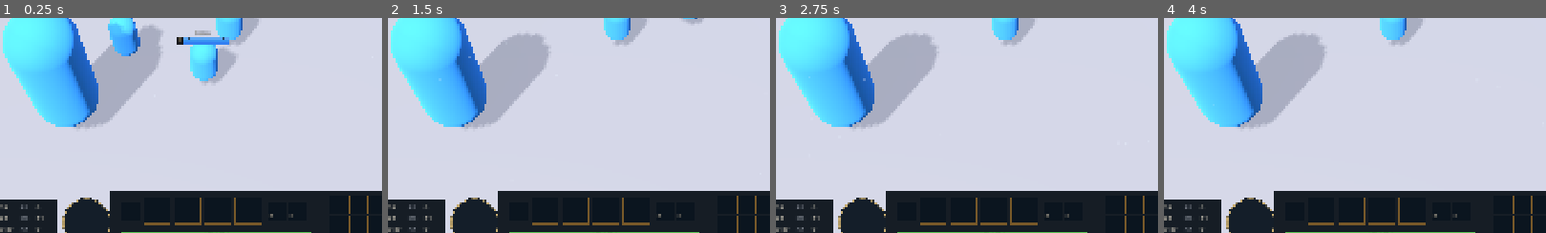
Above: before the commit, frames 1-4 (left to right).
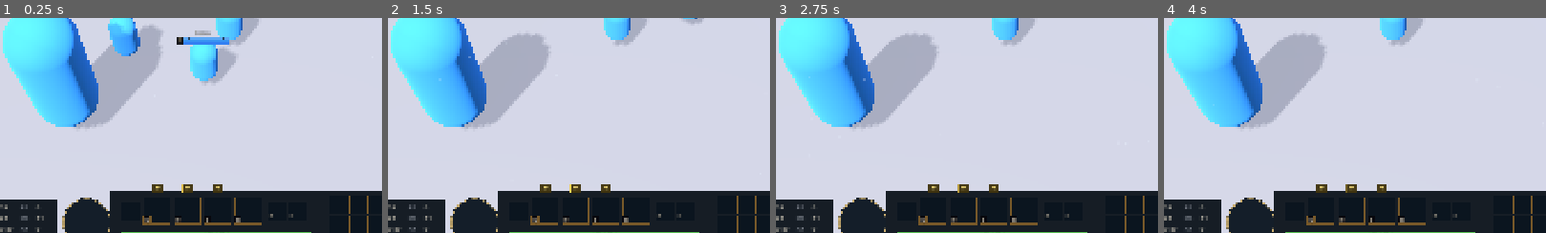
Above: after the commit, the same moments.

Repository: ancientmodern/aram-mayhem
Game: Godot game, scene res://scenes/main.tscn
Same seed, same stepped clock (60 frames per second), same inputs: the game is played once before the commit and once after it.
Inputs (mouse positions are % of the whole screen's width and height, from its top left):
- Up to frame 1 (0.25 s): no input
- Up to frame 2 (1.5 s): tap Enter at 0.5 s; drag from (50, 50) to (60, 28) at 0.52 s; drag from (30, 55) to (45, 70) at 1.27 s
- Up to frame 3 (2.75 s): move the mouse to (60, 28) at 2.02 s; hold S (stop) from 2.03 s (still down); click (60, 28) at 2.17 s; tap T (dance) at 2.3 s
- Up to frame 4 (4 s): release S (stop) at 2.75 s; drag from (45, 70) to (20, 35) at 2.77 s; move the mouse to (80, 65) at 3.52 s; hold G (augments) from 3.53 s (still down); click (80, 65) at 3.67 s; tap P (shop) at 3.77 s; tap S (stop) at 3.8 s
The pictures show only the part of the screen within x 20-70%, y 46-96%; the shares and areas given below are measured in that part.

The runs differ from the first frame. In frame 1, 0.5% of the frame differs, in the area x 37-63%, y 77-97%; in frame 2, 0.5%; in frame 3, 0.5%; in frame 4, 0.5%.
Error before the commit: Invalid assignment of property or key 'attack_color' with value of type 'Color' on a base object of type 'Node3D (Champion)'. (res://src/champions/kits/ahri.gd…

Commit message:
core: add Summon and kit framework support
Adds the Summon class and extends Ability, Champion, Missile and
Unit to support kit helpers, summons and projectile walls.

Co-Authored-By: Claude Opus 5.5 <noreply@anthropic.com>

Diff:
--- a/src/core/ability.gd
+++ b/src/core/ability.gd
@@ -51,6 +51,7 @@
 var resets_attack := false
 var cast_count := 0
 var self_cast_ok := true        ## UNIT abilities targeting allies may self cast
+var tooltip_raw := ""           ## League tooltip with @placeholders@
 
 
 func _init(p_owner = null) -> void:
@@ -377,4 +378,6 @@
 
 
 func tooltip_text() -> String:
+	if tooltip_raw != "":
+		return K.resolve_tooltip(self, tooltip_raw)
 	return description
--- a/src/core/champion.gd
+++ b/src/core/champion.gd
@@ -44,6 +44,7 @@
 var last_combat_time := -100.0
 var dance_until := 0.0
 var augment_rarity_bias := 0.0
+var attack_color := Color(0.5, 0.75, 1.0)
 
 
 func _init() -> void:
@@ -299,6 +300,15 @@
 	G.augment_chosen.emit(self, a)
 
 
+## Multiplier for permanent stacks gained from abilities (Stackosaurus Rex etc.).
+func permanent_stack_mult() -> float:
+	var k := 1.0
+	for e in effects:
+		if e.has_method("permanent_stack_mult"):
+			k *= e.permanent_stack_mult()
+	return k
+
+
 func has_augment(aid: String) -> bool:
 	for a in augments:
 		if a.id == aid:
--- a/src/core/missile.gd
+++ b/src/core/missile.gd
@@ -44,6 +44,7 @@
 var is_attack := false
 var face_dir := true
 var custom: Dictionary = {}   ## free storage for kits
+var blockable := true         ## destroyed by enemy projectile walls
 
 
 func _ready() -> void:
@@ -148,6 +149,13 @@
 			_place(m, Vector3(p.x, 0.0, p.z), height + arc_height * 4.0 * k * (1.0 - k))
 			if k >= 1.0:
 				finish(Vector3(target_pos.x, global_position.y, target_pos.z))
+	if blockable and alive and m != null and not m.blockers.is_empty() and m.projectile_blocked(team, prev, global_position):
+		alive = true
+		if visual != null and is_instance_valid(visual):
+			Vfx.hit_spark(m, global_position, Color(0.8, 0.95, 1.0), 0.7)
+		on_end = Callable()
+		finish(global_position)
+		return
 	if on_move.is_valid() and alive:
 		on_move.call(self, dt)
 
--- /dev/null
+++ b/src/core/summon.gd
@@ -0,0 +1,119 @@
+class_name Summon
+extends Unit
+## Pet / summoned unit (Tibbers, augment summons). AI: fight near the summoner, follow otherwise.
+
+var summoner = null           ## owning Champion
+var lifetime := 45.0
+var leash := 9.0
+var follow_dist := 2.5
+var controlled_target: Unit = null   ## set by the owner's ability (redirect)
+var _think := 0.0
+var on_expire := Callable()
+
+
+func _init() -> void:
+	super._init()
+	kind = G.Kind.SUMMON
+	stats.uses_mana = false
+	mass = 1.2
+	acquisition_range = 7.0
+
+
+## data keys: hp, ad, armor, mr, as, range, ms, radius, height, model, skin, scale, missile_speed
+func setup(owner_champ, p_name: String, data: Dictionary) -> void:
+	summoner = owner_champ
+	team = owner_champ.team
+	display_name = p_name
+	radius = data.get("radius", 0.8)
+	path_radius = radius * 0.7
+	height = data.get("height", 2.4)
+	selection_radius = radius + 0.4
+	lifetime = data.get("lifetime", 45.0)
+	attack_missile_speed = data.get("missile_speed", 0.0)
+	windup_pct = data.get("windup", 0.3)
+	stats.set_base({
+		"base_hp": data.get("hp", 1000.0), "hp_per_level": 0.0, "base_hp_regen": 0.0, "hp_regen_per_level": 0.0,
+		"base_ad": data.get("ad", 50.0), "ad_per_level": 0.0, "base_armor": data.get("armor", 30.0), "armor_per_level": 0.0,
+		"base_mr": data.get("mr", 30.0), "mr_per_level": 0.0, "base_ms": data.get("ms", 350.0),
+		"attack_range": data.get("range", 175.0), "attack_speed": data.get("as", 0.8), "attack_speed_ratio": data.get("as", 0.8),
+		"attack_speed_per_level": 0.0, "mana_base": 0.0, "mana_per_level": 0.0, "mana_regen": 0.0, "mana_regen_per_level": 0.0,
+	})
+	recompute_stats()
+	hp = stats.max_hp
+	var m: Node3D = null
+	if data.has("model"):
+		m = Assets.unit_model(data.model, data.get("skin", 0))
+	if m == null:
+		m = Assets.placeholder_model(team, height, radius * 0.8)
+	set_model(m)
+	display_scale = data.get("scale", 1.0)
+	anim_map = Assets.build_anim_map(anim_player, data.get("anims", {}))
+	recompute_stats()
+
+
+func sight_range() -> float:
+	return 10.0
+
+
+func auto_attacks_when_idle() -> bool:
+	return false
+
+
+func think(dt: float) -> void:
+	lifetime -= dt
+	if lifetime <= 0.0 or summoner == null or not is_instance_valid(summoner):
+		_expire()
+		return
+	_think -= dt
+	if _think > 0.0:
+		return
+	_think = 0.2
+	var sp: Vector3 = summoner.global_position
+	if attack_valid(controlled_target):
+		issue_attack(controlled_target)
+		return
+	controlled_target = null
+	# fight what the summoner fights, else the nearest enemy near the summoner
+	var tgt: Unit = null
+	if summoner.attack_target != null and attack_valid(summoner.attack_target) and summoner.attack_target.team != team:
+		tgt = summoner.attack_target
+	if tgt == null:
+		var best_d := INF
+		for u in match_ref.units_in_radius(global_position, acquisition_range, G.enemy_team(team)):
+			if not u.is_targetable_by(team) or u.kind in [G.Kind.TURRET, G.Kind.INHIBITOR, G.Kind.NEXUS]:
+				continue
+			var d := G.flat_dist(global_position, u.global_position) + (0.0 if u.kind == G.Kind.CHAMPION else 2.0)
+			if d < best_d and G.flat_dist(sp, u.global_position) < leash:
+				best_d = d
+				tgt = u
+	if tgt != null:
+		if attack_target != tgt:
+			issue_attack(tgt)
+		return
+	if G.flat_dist(global_position, sp) > follow_dist + 1.0 and not summoner.dead:
+		issue_move(sp + G.flat_dir(sp, global_position) * follow_dist)
+	elif cmd == Cmd.ATTACK:
+		issue_stop()
+
+
+func _expire() -> void:
+	if dead:
+		return
+	if on_expire.is_valid():
+		on_expire.call(self)
+	dead = true
+	hp = 0.0
+	play_anim("death", 1.0, 0.1)
+	var tw := create_tween()
+	tw.tween_interval(1.0)
+	tw.tween_callback(func():
+		if match_ref != null:
+			match_ref.remove_unit(self))
+
+
+func on_died(_killer) -> void:
+	var tw := create_tween()
+	tw.tween_interval(1.5)
+	tw.tween_callback(func():
+		if match_ref != null:
+			match_ref.remove_unit(self))
--- a/src/core/unit.gd
+++ b/src/core/unit.gd
@@ -72,6 +72,7 @@
 var channel := {}             ## {ability, t, total}
 var pending_cast := {}        ## out-of-range cast waiting to approach
 var queued_cast := {}         ## cast buffered during another cast/windup
+var channel_disarm := false   ## can't attack while this channel runs
 
 # --- visuals
 var model: Node3D = null
@@ -254,7 +255,7 @@
 
 
 func can_attack() -> bool:
-	return not dead and (cc & Buff.BLOCK_ATTACK) == 0 and dash.is_empty()
+	return not dead and (cc & Buff.BLOCK_ATTACK) == 0 and dash.is_empty() and not channel_disarm
 
 
 func can_cast() -> bool:
@@ -671,8 +672,10 @@
 	return not casting.is_empty() or not channel.is_empty() or not dash.is_empty() or windup_timer >= 0.0
 
 
-func interrupt_channel() -> void:
+func interrupt_channel(force: bool = false) -> void:
 	if channel.is_empty():
+		return
+	if not force and channel.ability.uninterruptible and not dead:
 		return
 	var ch := channel
 	channel = {}
@@ -863,7 +866,7 @@
 	casting = {}
 	pending_cast = {}
 	if not channel.is_empty():
-		interrupt_channel()
+		interrupt_channel(true)
 	dash = {}
 	airborne_height = 0.0
 	stop_moving()
@@ -924,14 +927,32 @@
 
 
 func has_anim(logical: String) -> bool:
-	return anim_map.has(logical) and not anim_map[logical].is_empty()
+	return (anim_map.has(logical) and not anim_map[logical].is_empty()) or _raw_clip(logical) != ""
+
+
+var _raw_clips := {}
+
+
+## Case-insensitive lookup of a clip by its exported name (e.g. "spell3_north").
+func _raw_clip(n: String) -> String:
+	if anim_player == null:
+		return ""
+	if _raw_clips.is_empty():
+		for an in anim_player.get_animation_list():
+			_raw_clips[String(an).to_lower()] = String(an)
+	return _raw_clips.get(n.to_lower(), "")
 
 
 ## Play a logical animation. duration > 0 scales playback to fit that time.
 func play_anim(logical: String, speed: float = 1.0, blend: float = 0.12, duration: float = 0.0) -> void:
-	if anim_player == null or not anim_map.has(logical):
-		return
-	var names: Array = anim_map[logical]
+	if anim_player == null:
+		return
+	var names: Array = anim_map.get(logical, [])
+	if names.is_empty():
+		var raw := _raw_clip(logical)
+		if raw == "":
+			return
+		names = [raw]
 	if names.is_empty():
 		return
 	var n: String = names[0] if names.size() == 1 else names[G.rng.randi() % names.size()]
Not shown, added: src/core/summon.gd.uid
